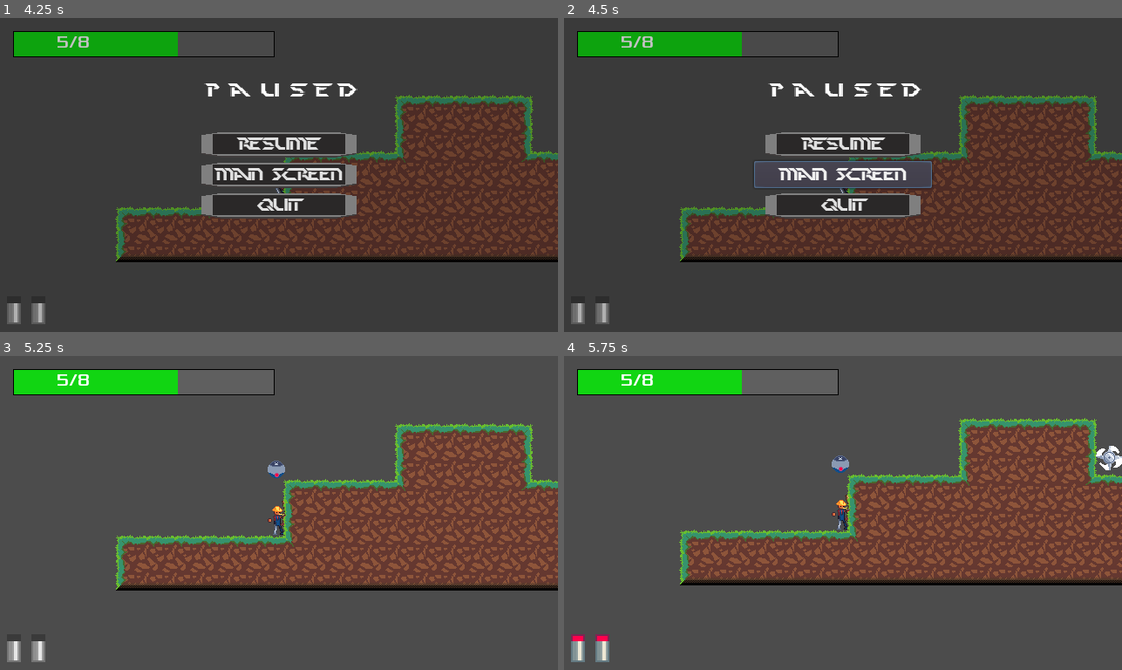
Above: before the commit, frames 1-4 (two rows, left to right).
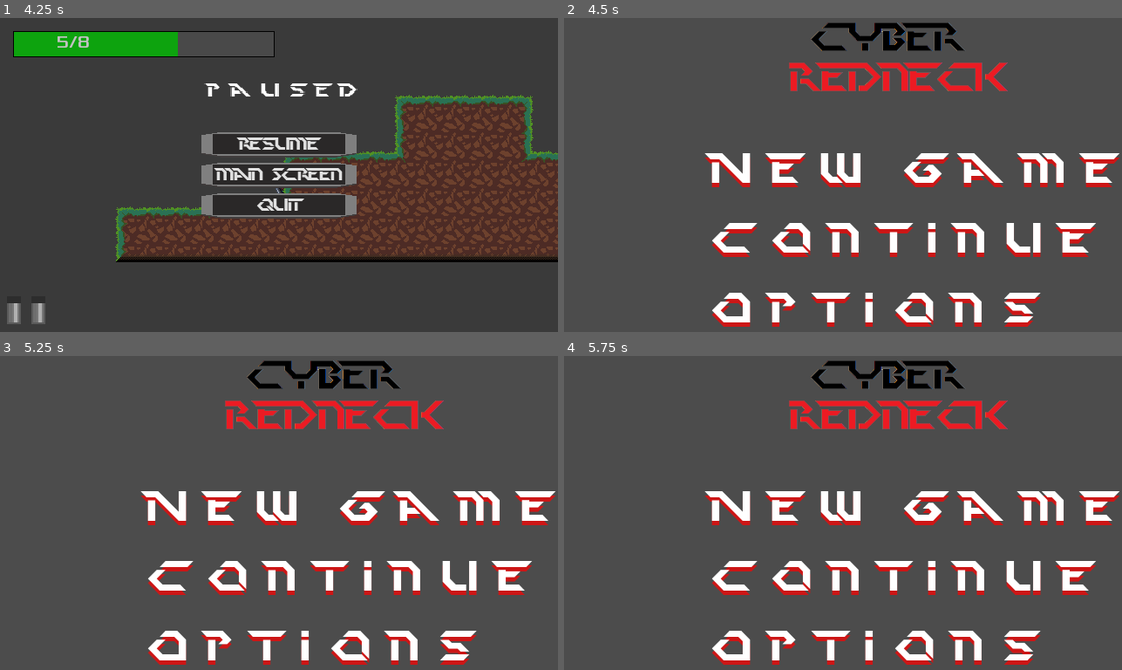
Above: after the commit, the same moments.

Repository: JamesDSource/Cyber-Gunslinger
Game: Godot game, scene res://Game/Game.tscn
Two runs of this game, one before a commit and one after it. Both use one fixed random seed, a clock stepped at 60 frames per second and the inputs below. The engine's default icon, where the game draws it, is replaced by a stand-in: a white triangle on a blue panel in a dark square.
Inputs (mouse positions are in pixels of both pictures, inside the frame that each line leads up to):
- Up to frame 1 (4.25 s): move the mouse to (401, 159) at 0.52 s; hold Right (Right) 0.53-2.03 s; click (401, 159) at 0.6 s; tap W (Jump) at 0.77, 1.52, 3.02, 3.77 s; move the mouse to (167, 190) at 1.27 s; click (167, 190) at 1.35 s; move the mouse to (334, 105) at 2.02 s; hold Left (Left) 2.03-2.78 s; click (334, 105) at 2.1 s; move the mouse to (251, 237) at 2.77 s; hold Right (Right) from 2.78 s (still down); click (251, 237) at 2.85 s; move the mouse to (446, 222) at 3.52 s; click (446, 222) at 3.6 s; tap Escape (Pause) at 4.15 s
- Up to frame 2 (4.5 s): release Right (Right) at 4.25 s; click "Main Screen" at 4.25 s
- Up to frame 3 (5.25 s): click (279, 481) at 5 s, where only the run before the commit has a clickable "Resume"
- Up to frame 4 (5.75 s): no input

Frame 1 is identical in both runs. In frame 2, 39% of the frame differs, in the area x 1-100%, y 1-99%; in frame 3, 37%; in frame 4, 38%.

Commit message:
12/5/2020

Diff:
--- a/Pause/Pause.gd
+++ b/Pause/Pause.gd
@@ -12,7 +12,7 @@
 	visible = !visible
 
 func _on_MainScreen_pressed():
-	get_tree().change_scene("")
+	get_tree().change_scene("res://titlescreen/TitleScreen.tscn")
 
 func _on_Quit_pressed():
 	get_tree().quit()
--- a/project.godot
+++ b/project.godot
@@ -18,14 +18,13 @@
 config/name="Codeday Game"
 run/main_scene="res://Game/Game.tscn"
 
-
 [display]
 
 window/size/width=640
 window/size/height=360
 window/size/resizable=false
 window/size/fullscreen=true
-window/stretch/mode="viewport"
+window/stretch/mode="2d"
 window/stretch/aspect="keep"
 
 [importer_defaults]
--- a/titlescreen/TitleScreen.tscn
+++ b/titlescreen/TitleScreen.tscn
@@ -7,28 +7,31 @@
 [ext_resource path="res://titlescreen/TitleScreen.gd" type="Script" id=5]
 
 [node name="TitleScreen" type="Control"]
-anchor_right = 1.0
+anchor_top = -0.317
+anchor_right = 1.394
 anchor_bottom = 1.0
-margin_left = -454.902
-margin_top = -124.627
-margin_right = -454.902
-margin_bottom = -124.627
+margin_left = -437.0
+margin_top = -94.88
+margin_right = -663.16
+margin_bottom = -450.0
 script = ExtResource( 5 )
 __meta__ = {
 "_edit_use_anchors_": false
 }
 
 [node name="Menu" type="VBoxContainer" parent="."]
-margin_left = 560.152
-margin_top = 232.018
-margin_right = 1600.15
-margin_bottom = 792.018
+anchor_right = 1.0
+anchor_bottom = 1.0
+margin_left = 600.0
+margin_top = 161.0
+margin_right = 332.0
+margin_bottom = 456.0
 __meta__ = {
 "_edit_use_anchors_": false
 }
 
 [node name="Logo" type="TextureRect" parent="Menu"]
-margin_right = 1039.0
+margin_right = 398.0
 margin_bottom = 190.0
 rect_pivot_offset = Vector2( 517.105, 21.246 )
 texture = ExtResource( 2 )
@@ -36,54 +39,36 @@
 
 [node name="CenterRow" type="HBoxContainer" parent="Menu"]
 margin_top = 194.0
-margin_right = 1039.0
-margin_bottom = 560.0
+margin_right = 398.0
+margin_bottom = 414.0
 size_flags_vertical = 3
 
 [node name="Buttons" type="VBoxContainer" parent="Menu/CenterRow"]
-margin_right = 517.0
-margin_bottom = 366.0
+margin_right = 398.0
+margin_bottom = 220.0
 size_flags_horizontal = 3
 size_flags_vertical = 3
 custom_constants/separation = 20
 alignment = 1
 
 [node name="NewGameButton2" parent="Menu/CenterRow/Buttons" instance=ExtResource( 3 )]
-margin_top = 73.0
-margin_right = 517.0
-margin_bottom = 133.0
+margin_right = 398.0
 rect_rotation = 0.0
 
 [node name="Continue Button" parent="Menu/CenterRow/Buttons" instance=ExtResource( 4 )]
 margin_left = 0.0
-margin_top = 153.0
-margin_right = 517.0
-margin_bottom = 213.0
+margin_top = 80.0
+margin_right = 398.0
+margin_bottom = 140.0
 rect_rotation = 0.0
 rect_pivot_offset = Vector2( 189.518, 2.40753 )
 
 [node name="OptionsButton" parent="Menu/CenterRow/Buttons" instance=ExtResource( 1 )]
 margin_left = 0.0
-margin_top = 233.0
-margin_right = 517.0
-margin_bottom = 293.0
+margin_top = 160.0
+margin_right = 398.0
+margin_bottom = 220.0
 rect_rotation = 0.0
-
-[node name="CenterContainer" type="CenterContainer" parent="Menu/CenterRow"]
-margin_left = 521.0
-margin_right = 1039.0
-margin_bottom = 366.0
-size_flags_horizontal = 3
-size_flags_vertical = 3
-__meta__ = {
-"_edit_use_anchors_": false
-}
-
-[node name="TextureRect" type="TextureRect" parent="Menu/CenterRow/CenterContainer"]
-margin_left = 259.0
-margin_top = 183.0
-margin_right = 259.0
-margin_bottom = 183.0
 [connection signal="pressed" from="Menu/CenterRow/Buttons/NewGameButton2" to="." method="_on_NewGameButton2_pressed"]
 [connection signal="pressed" from="Menu/CenterRow/Buttons/Continue Button" to="." method="_on_Continue_Button_pressed"]
 [connection signal="pressed" from="Menu/CenterRow/Buttons/OptionsButton" to="." method="_on_OptionsButton_pressed"]
